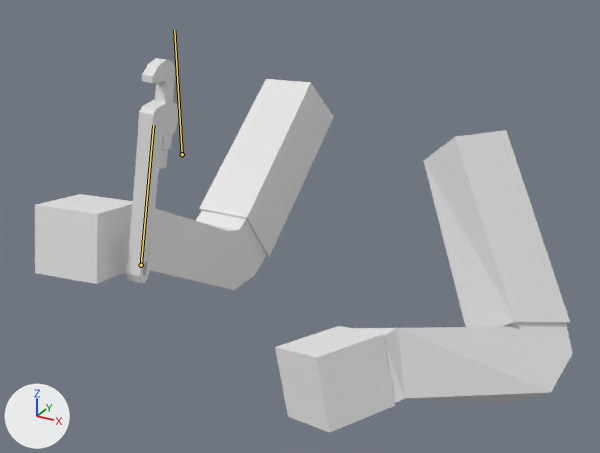
A saved change to the Blender file Assets/Animations/FirstPerson/ArmsPipeWrench.blend.
Before and after are seen from a 50 mm lens placed at (0.265, -0.54, 0.106), pointed at (0.006, -0.069, -0.13). Every picture has the same lights, and +X, +Y and +Z are marked at lower left. Both versions are drawn at frame 9 of the action 'Equip'; the numbers are the values there. The bones that change are drawn over the model as lines.

Names of what the first picture shows: 'Arm_Mesh', 'Pipe Wrench'.
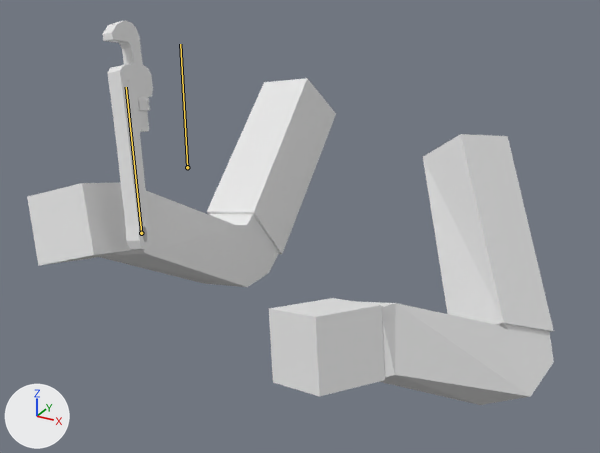
What differs and where, as boxes (x1, y1, x2, y2) in the pictures (600 x 453 px):
'Arm_Mesh', posed (8% shorter)
    before: (35, 79, 573, 433)
    after: (27, 78, 554, 405)
'Pipe Wrench', posed
    before: (126, 58, 179, 283)
    after: (103, 20, 153, 250)
bone 'TargetPole.R', root to tip
    before: (182, 154) to (174, 30)
    after: (187, 167) to (180, 44)
bone 'Weapon', root to tip
    before: (141, 265) to (153, 125)
    after: (141, 233) to (126, 87)

What the commit changed:
Bone 'TargetPole.R' (bone_targetpole_r) moves from (0.0771, 0.0496, -0.144) to (0.0823, 0.0384, -0.144).
Bone 'HandIK.R' (bone_handik_r) moves from (-0.0105, -0.0044, -0.0881) to (-0.0127, -0.0065, -0.0881).
Bone 'HandIK.L' (bone_handik_l) moves from (0.0031, -0.0669, -0.0961) to (-0.0013, -0.0466, -0.0917).
Bone 'HandIK.L' (bone_handik_l) turns from (-81, 155, 22) to (-74, 158, 19) degrees about its own x, y and z.
Bone 'Weapon' (bone_weapon) moves from (-0.0029, 0.0247, -0.0051) to (0.0005, 0.0482, -0.0043).
Bone 'Weapon' (bone_weapon) turns from (-9, 9, -6) to (-14, 6, 12) degrees about its own x, y and z.
